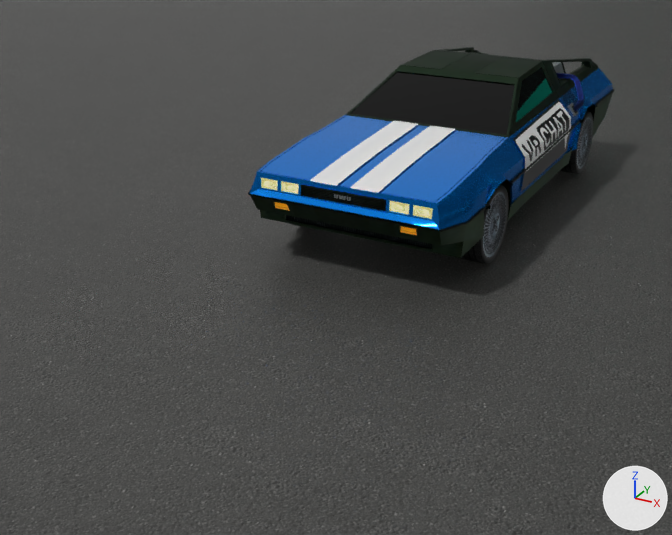
Two versions of the Blender file Blender/main.blend, one commit apart.
The view is the same before and after, from a 50 mm lens placed at (2.89, -7.44, 2.77), pointed at (0.3, -2.74, 0.42). Every picture has the same lights, and +X, +Y and +Z are marked at lower right.

Objects in the first picture: 'Asphalt', 'Body', 'Bottom', 'Grill', 'Intake', 'Roof', 'Side_VRChat', 'Stripes', 'Trim', 'Window', 'wheel_BL', 'wheel_FL'.
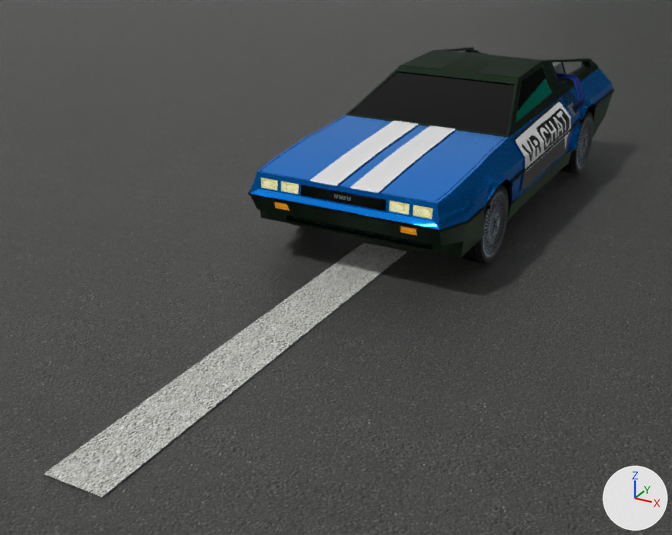
What differs and where, as boxes (x1, y1, x2, y2) in the pictures (672 x 535 px):
'Line', added: after (44, 243, 407, 497)

The change in detail:
Picture 'Markings.png' (img_markings_png) is new.
Material 'Markings' (mat_markings) is new.
Its texture is img_markings_png.
Mesh me_plane_004 is new.
It has 4 vertices, 1 face and spans x -0.19..0.19, y -1.71..1.71, z 0.01.
It uses material mat_markings (picture img_markings_png).
Object 'Line' (ob_line) is new; it shows me_plane_004.
Its location is (0.0, -3.106, 0.0).
